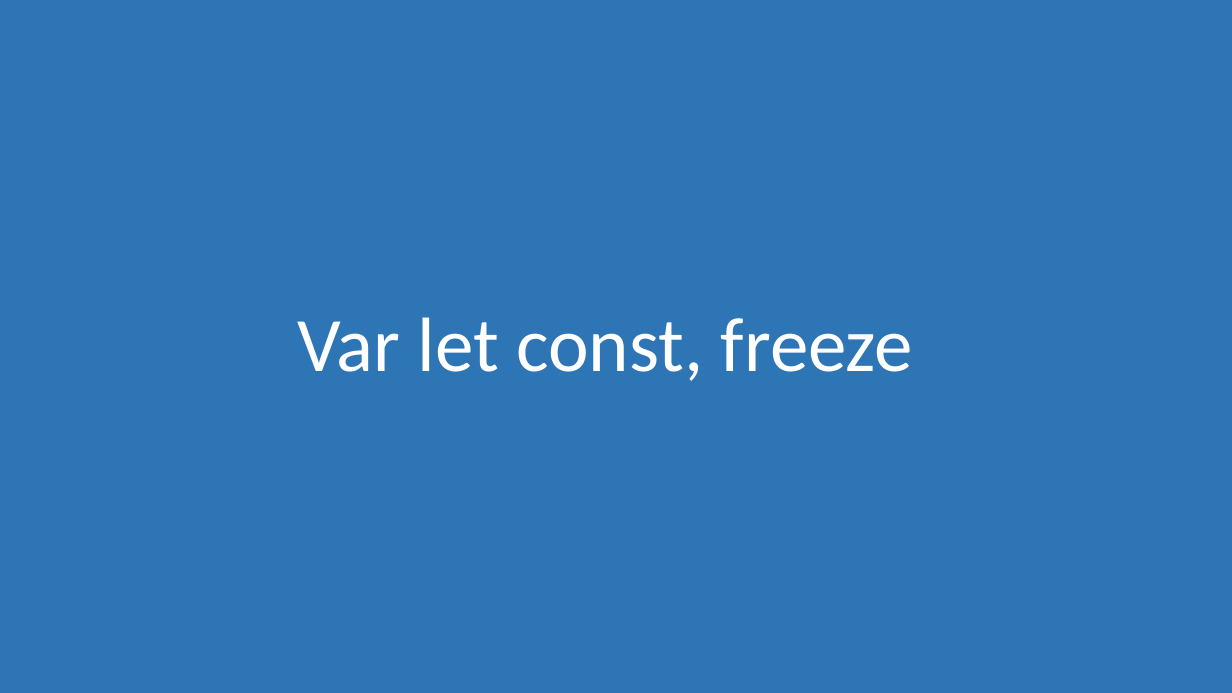
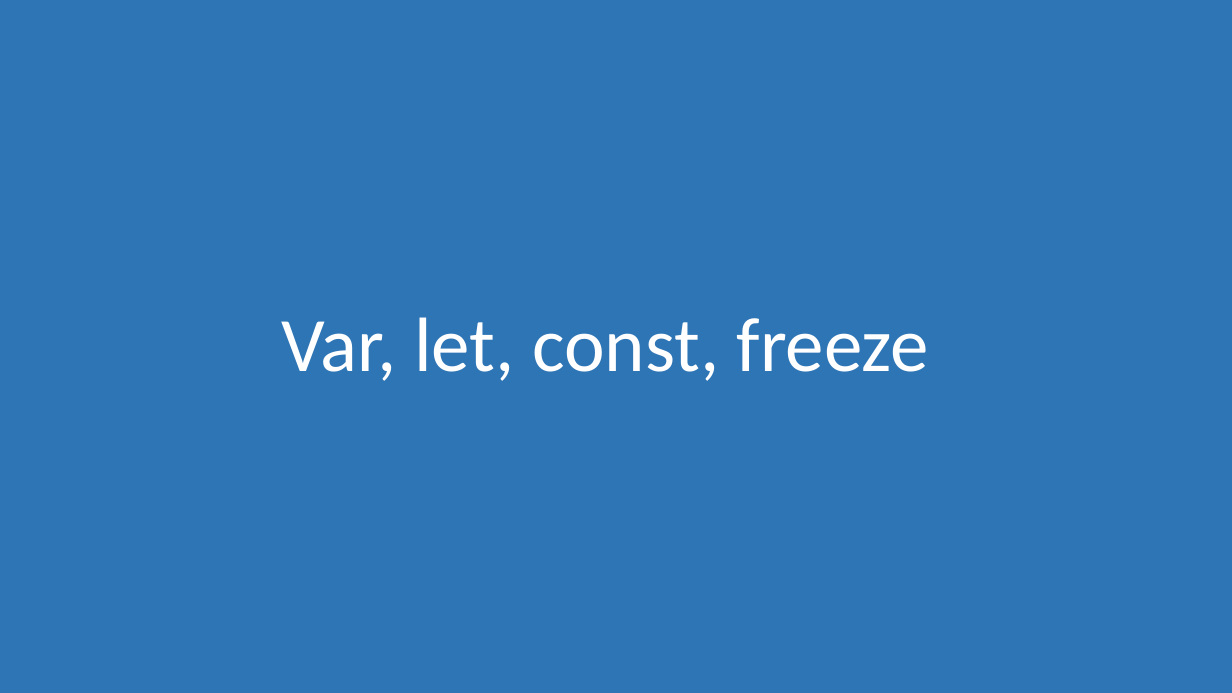
Before and after one commit to morkkis/PWD, a slide deck: slide 58 of presentations/Practical Web Dev.pptx (slide 57 before the commit). Drawn at 1232x693 pixels with LibreOffice and Linux fonts; fonts in the diff are those of the drawing. Boxes give left, top, right and bottom in pixels: in the first picture for what was removed or moved away, otherwise in the second. Text is boxed around its words. In the diff, an @@ line names an element or a change of style, - is before the commit and + after.

```diff
--- a/presentations/Practical Web Dev.pptx
+++ b/presentations/Practical Web Dev.pptx
@@ title at bbox=[281, 317, 929, 381]: text changed @@
-Var let const, freeze
+Var, let, const, freeze
```
Also in this commit, not shown: 1 slide added, 18 other files.
